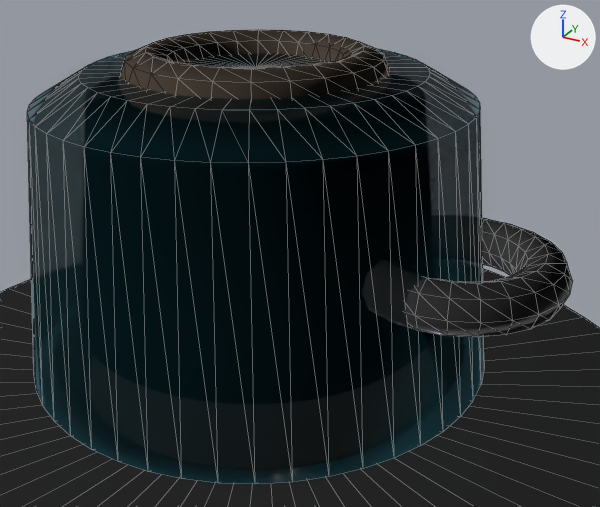
One commit to the glTF model assets/models/restaurant/latte.glb: the scene before it, then after it.
One viewpoint serves both versions: a 50 mm camera at (1.231, -1.984, 1.639) aimed at (0.151, -0.019, 0.656). Lighting does not change. The marker at upper right points along +X, +Y and +Z. The picture after the commit comes second. Mesh edges are drawn as thin lines. Vertices at exactly the same position are counted once.

Script lines for the objects in view, before the commit:
```python
mat_blackcoffee = principled_material('blackCoffee')
mat_blackcoffee.base_color = (0.004, 0.006, 0.008)  # black #0d1216
mat_blackcoffee.roughness = 0.2
me_latte_001 = bpy.data.meshes.new('Latte.001')
me_latte_001.from_pydata(...)  # 193 vertices, 336 faces; spans x -0.7..0.7, y -0.7..0.7, z 0.24..1.18
me_latte_001.materials.append(mat_glass)  # cyan #61d4ec
me_latte_003 = bpy.data.meshes.new('Latte.003')
me_latte_003.from_pydata(...)  # a torus around z (ring radius 0.3, tube radius 0.08) spanning x -0.38..0.38, y -0.38..0.38, z 1.08..1.24
me_latte_003.materials.append(mat_cream)  # beige #ffe5ce
me_latte_004 = bpy.data.meshes.new('Latte.004')
me_latte_004.from_pydata(...)  # a torus around z (ring radius 0.23, tube radius 0.07) spanning x 0.32..0.92, y -0.3..0.3, z 0.63..0.77
me_latte_004.materials.append(mat_ceramic)  # white #f8f9fd
ob_cup = bpy.data.objects.new('cup', me_latte_001)
ob_cup.location = (0.0, 0.0, 0.0)
ob_foam = bpy.data.objects.new('foam', me_latte_003)
ob_foam.location = (0.0, 0.0, 0.0)
ob_handle = bpy.data.objects.new('handle', me_latte_004)
ob_handle.location = (0.0, 0.0, 0.0)
# also in view: 'saucer' at (0.0, 0.0, 0.085)
```
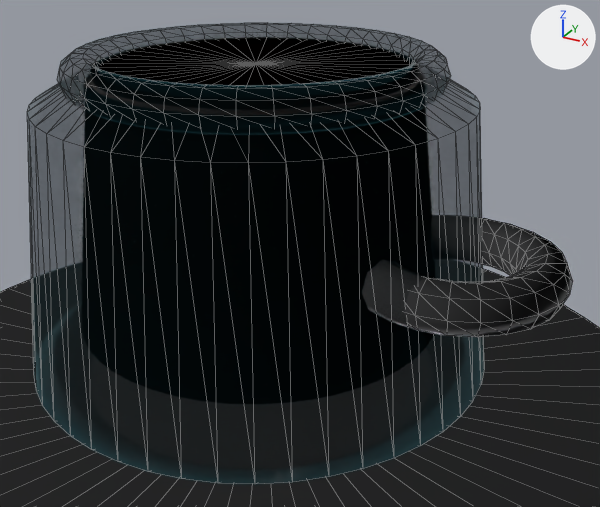
What the commit changed:
Material 'blackCoffee' (mat_blackcoffee) changes colour from black #0d1216 to black #241207; in linear values from (0.004, 0.006, 0.008) to (0.018, 0.006, 0.002).
Material 'latteGlass' (mat_latteglass) is new.
Its base color is (0.08, 0.42, 0.52) (cyan #50adbf).
Its roughness is 0.08.
Its alpha is 0.38.
me_latte_001 is used by ob_cup; location (0.0, 0.0, 0.0).
me_latte_001 had 193 vertices, 336 faces and spanned x -0.7..0.7, y -0.7..0.7, z 0.24..1.18.
me_latte_001 now has 192 vertices, 288 faces and spans x -0.7..0.7, y -0.7..0.7, z 0.24..1.18.
Part 1, on me_latte_001:
1 vertex is removed from x 0.0, y 0.0, z 1.18.
48 faces are deleted.
me_latte_001 part 2: 288 faces spanning x -0.7..0.7, y -0.7..0.7, z 0.24..1.18 switch from mat_glass (cyan #61d4ec) to mat_latteglass (cyan #50adbf).
Mesh me_latte_005 is new.
It is a 40-sided cylinder along z spanning x -0.45..0.45, y -0.45..0.45, z 1.158..1.192.
It uses material mat_blackcoffee (black #241207).
Mesh me_latte_002_1 is new.
It is a torus around z (ring radius 0.48, tube radius 0.055) spanning x -0.535..0.535, y -0.535..0.535, z 1.128..1.232.
It uses material mat_latteglass (cyan #50adbf).
Object 'foam' (ob_foam) is deleted.
Object 'black-coffee-surface' (ob_black_coffee_surface) is new; it shows me_latte_005.
Its location is (0.0, 0.0, 0.0).
Object 'glass-rim' (ob_glass_rim) is new; it shows me_latte_002_1.
Its location is (0.0, 0.0, 0.0).

Location of each change, (x1, y1, x2, y2) in pixels of the pictures (600 x 507 px):
'cup', reshaped (7% shorter): before (27, 48, 484, 484); after (27, 79, 484, 484)
'glass-rim', added: after (57, 23, 451, 127)
'foam', deleted: before (120, 30, 389, 99)
'black-coffee-surface', added (black): after (98, 38, 411, 86)
part 1 of me_latte_001, deleted: before (79, 48, 430, 110)
part 2 of me_latte_001, recoloured: before (27, 64, 483, 484); after (27, 79, 483, 484)
